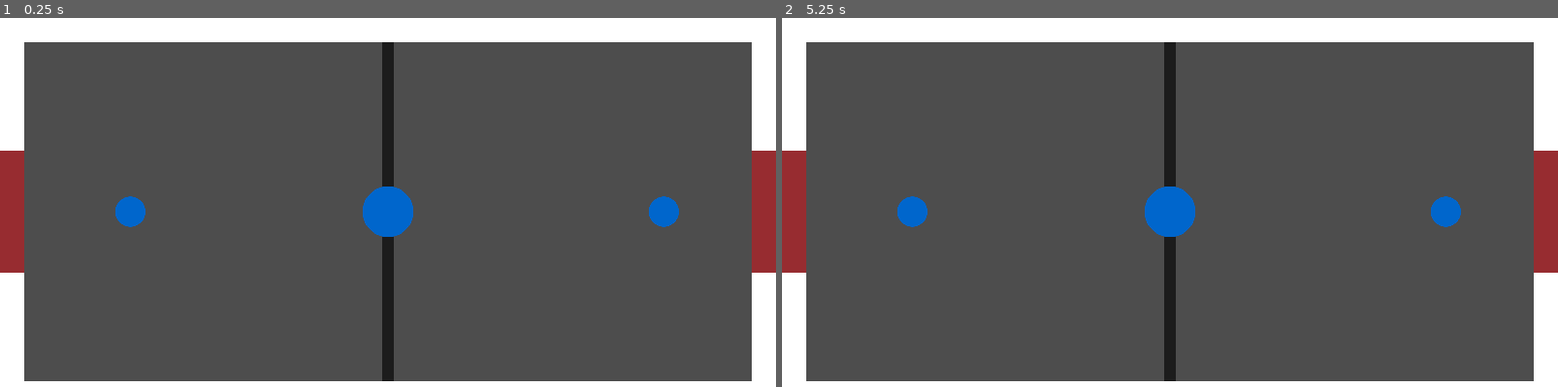
Above: before the commit, frames 1-2 (left to right).
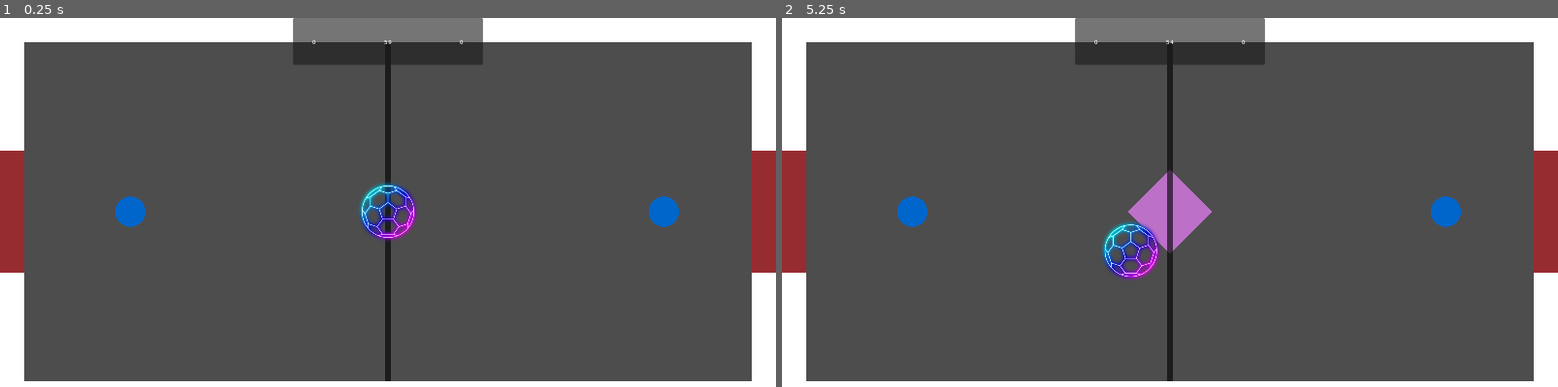
Above: after the commit, the same moments.

Repository: Habimana38/GAMEJAM2024
Game: Godot game, scene res://Game.tscn
The game is run twice, just before and just after one commit, with the same random seed, the same clock (stepped at 60 frames per second) and the same inputs.
Inputs:
- Up to frame 1 (0.25 s): no input
- Up to frame 2 (5.25 s): tap Enter at 0.5, 2, 3.5 s; tap Space at 1.25, 2.75, 4.25 s

The runs differ from the first frame. In frame 1, 4.4% of the frame differs, in the area x 37-63%, y 0-99%; in frame 2, 5.5%.

Commit message:
Day 3 matin

Diff:
--- a/Ball/ball.tscn
+++ b/Ball/ball.tscn
@@ -1,7 +1,7 @@
 [gd_scene load_steps=5 format=3 uid="uid://cugrsp5rlkf76"]
 
-[ext_resource type="Texture2D" uid="uid://crw5o8xwki1pl" path="res://player/Sprite/playertest.png" id="1_cyghi"]
 [ext_resource type="Script" path="res://Ball/ball.gd" id="1_ry2x6"]
+[ext_resource type="Texture2D" uid="uid://eyawabdf4vy0" path="res://Ball/MicrosoftTeams-image.png" id="2_urp5p"]
 
 [sub_resource type="PhysicsMaterial" id="PhysicsMaterial_gxuy6"]
 friction = 0.9
@@ -27,7 +27,7 @@
 
 [node name="Sprite2D" type="Sprite2D" parent="."]
 position = Vector2(-7.86781e-06, -7.86781e-06)
-scale = Vector2(1.34, 1.34)
-texture = ExtResource("1_cyghi")
+scale = Vector2(0.0770578, 0.0770577)
+texture = ExtResource("2_urp5p")
 
 [connection signal="body_entered" from="." to="." method="_on_body_entered"]
--- a/Game.tscn
+++ b/Game.tscn
@@ -1,11 +1,19 @@
-[gd_scene load_steps=5 format=3 uid="uid://cr4x242k3lcy7"]
+[gd_scene load_steps=13 format=3 uid="uid://cr4x242k3lcy7"]
 
+[ext_resource type="Script" path="res://level/Frontier/script frontier/FrontierManager.gd" id="2_8hie5"]
 [ext_resource type="PackedScene" uid="uid://btq5v1oerbtb3" path="res://level/left.tscn" id="3_4newd"]
+[ext_resource type="PackedScene" uid="uid://e0er5pxkpjv3" path="res://level/Frontier/Frontier1.tscn" id="3_vbwgx"]
 [ext_resource type="PackedScene" uid="uid://go0ljd5c18y" path="res://level/Map/cage.tscn" id="3_w5mov"]
+[ext_resource type="PackedScene" uid="uid://dmp7vxkj4k45e" path="res://Interface/main_ui.tscn" id="4_a3qku"]
+[ext_resource type="PackedScene" uid="uid://dqpeitmixryfn" path="res://level/Frontier/Frontier2.tscn" id="4_hvchh"]
+[ext_resource type="PackedScene" uid="uid://dkr2ulr4mg80w" path="res://level/Frontier/Frontier3.tscn" id="5_ilr1y"]
 [ext_resource type="PackedScene" uid="uid://cu2mm1fip1nxg" path="res://level/game_manager.tscn" id="5_j3dy4"]
+[ext_resource type="PackedScene" uid="uid://ch2xuyop2qa14" path="res://level/Frontier/frontier_4.tscn" id="6_i2amw"]
+[ext_resource type="PackedScene" uid="uid://ck2p5511y6ott" path="res://level/Frontier/frontier_5.tscn" id="7_b5bwi"]
+[ext_resource type="PackedScene" uid="uid://tacqnbxwghou" path="res://level/Frontier/frontier_6.tscn" id="8_1it45"]
 
 [sub_resource type="RectangleShape2D" id="RectangleShape2D_741jg"]
-size = Vector2(34, 896)
+size = Vector2(16, 896)
 
 [node name="Node2D" type="Node2D"]
 
@@ -19,15 +27,29 @@
 
 [node name="Frontier" type="StaticBody2D" parent="Level"]
 collision_layer = 2
+script = ExtResource("2_8hie5")
+frontiers = Array[PackedScene]([ExtResource("3_vbwgx"), ExtResource("4_hvchh"), ExtResource("5_ilr1y"), ExtResource("6_i2amw"), ExtResource("7_b5bwi"), ExtResource("8_1it45")])
 
 [node name="CollisionShape2D" type="CollisionShape2D" parent="Level/Frontier"]
 shape = SubResource("RectangleShape2D_741jg")
 
 [node name="Polygon2D" type="Polygon2D" parent="Level/Frontier"]
 position = Vector2(-3.05176e-05, -0.511986)
-scale = Vector2(0.500001, 1.024)
+scale = Vector2(0.250001, 1.024)
 color = Color(0, 0, 0, 0.627451)
 polygon = PackedVector2Array(-32, -437, -0.343666, -437, 32, -437, 32, 438, 0.499985, 438, -32, 438)
+
+[node name="TimeUntilFirstFrontier" type="Timer" parent="Level/Frontier"]
+wait_time = 5.0
+one_shot = true
+
+[node name="TimeUntilNextFrontier" type="Timer" parent="Level/Frontier"]
+wait_time = 5.0
+one_shot = true
+
+[node name="TimeOfFrontier" type="Timer" parent="Level/Frontier"]
+wait_time = 15.0
+one_shot = true
 
 [node name="Left" parent="Level" instance=ExtResource("3_4newd")]
 position = Vector2(-1024, -512)
@@ -53,3 +75,21 @@
 position = Vector2(992, 0)
 is_player1 = false
 gamemanager = NodePath("../../GameManager")
+
+[node name="MainUI" parent="." instance=ExtResource("4_a3qku")]
+
+[node name="Player1" parent="MainUI/PanelContainer/MarginContainer" index="0" node_paths=PackedStringArray("gm")]
+gm = NodePath("../../../../GameManager")
+
+[node name="TimerUI" parent="MainUI/PanelContainer/MarginContainer" index="1" node_paths=PackedStringArray("gm")]
+gm = NodePath("../../../../GameManager")
+
+[node name="player2" parent="MainUI/PanelContainer/MarginContainer" index="2" node_paths=PackedStringArray("gm")]
+gm = NodePath("../../../../GameManager")
+
+[connection signal="on_player_score" from="GameManager" to="Level/Frontier" method="_on_game_manager_on_player_score"]
+[connection signal="timeout" from="Level/Frontier/TimeUntilFirstFrontier" to="Level/Frontier" method="_on_time_until_frontier_timeout"]
+[connection signal="timeout" from="Level/Frontier/TimeUntilNextFrontier" to="Level/Frontier" method="_on_time_until_frontier_timeout"]
+[connection signal="timeout" from="Level/Frontier/TimeOfFrontier" to="Level/Frontier" method="_on_time_of_frontier_timeout"]
+
+[editable path="MainUI"]
--- a/Interface/Scripts/Player1Score.gd
+++ b/Interface/Scripts/Player1Score.gd
@@ -9,4 +9,4 @@
 
 # Called every frame. 'delta' is the elapsed time since the previous frame.
 func _process(delta):
-	text = str(gm.Player1Score)
+	text = str(gm.player1Score)
--- a/Interface/Scripts/Player2Score.gd
+++ b/Interface/Scripts/Player2Score.gd
@@ -9,4 +9,4 @@
 
 # Called every frame. 'delta' is the elapsed time since the previous frame.
 func _process(delta):
-	text = str(gm.Player2Score)
+	text = str(gm.player2Score)
--- a/Interface/UIGame.tscn
+++ b/Interface/UIGame.tscn
@@ -20,8 +20,11 @@
 position = Vector2(1750, 525)
 motion_mode = 0
 script = ExtResource("3_xu41r")
-Player1Score = 0
-Player2Score = 0
+player1_scene = null
+player2_scene = null
+ball_scene = null
+player1Score = 0
+player2Score = 0
 
 [node name="Node2D" type="Node2D" parent="."]
 position = Vector2(1024, 562)
--- /dev/null
+++ b/level/Frontier/Frontier1.tscn
@@ -0,0 +1,17 @@
+[gd_scene load_steps=4 format=3 uid="uid://e0er5pxkpjv3"]
+
+[ext_resource type="PhysicsMaterial" uid="uid://c0d2ayxdcuu43" path="res://level/Frontier/bounce_frontier.tres" id="1_tlp6o"]
+[ext_resource type="Texture2D" uid="uid://crw5o8xwki1pl" path="res://player/Sprite/playertest.png" id="1_yjnws"]
+
+[sub_resource type="CircleShape2D" id="CircleShape2D_guymd"]
+radius = 104.307
+
+[node name="Frontier1" type="StaticBody2D"]
+physics_material_override = ExtResource("1_tlp6o")
+
+[node name="CollisionShape2D" type="CollisionShape2D" parent="."]
+shape = SubResource("CircleShape2D_guymd")
+
+[node name="Sprite2D" type="Sprite2D" parent="."]
+scale = Vector2(2.08, 2.08)
+texture = ExtResource("1_yjnws")
--- /dev/null
+++ b/level/Frontier/Frontier2.tscn
@@ -0,0 +1,27 @@
+[gd_scene load_steps=3 format=3 uid="uid://dqpeitmixryfn"]
+
+[ext_resource type="PhysicsMaterial" uid="uid://c0d2ayxdcuu43" path="res://level/Frontier/bounce_frontier.tres" id="1_8s43x"]
+
+[sub_resource type="RectangleShape2D" id="RectangleShape2D_m4sjd"]
+size = Vector2(80, 352)
+
+[node name="Frontier2" type="StaticBody2D"]
+physics_material_override = ExtResource("1_8s43x")
+
+[node name="haut" type="CollisionShape2D" parent="."]
+position = Vector2(0, -272)
+shape = SubResource("RectangleShape2D_m4sjd")
+
+[node name="Polygon2D2" type="Polygon2D" parent="haut"]
+position = Vector2(0, -272)
+color = Color(0, 0.635294, 0.168627, 1)
+polygon = PackedVector2Array(-40, 96, 40, 96, 40, 448, -40, 448, -40, 448)
+
+[node name="bas" type="CollisionShape2D" parent="."]
+position = Vector2(0, 272)
+shape = SubResource("RectangleShape2D_m4sjd")
+
+[node name="Polygon2D" type="Polygon2D" parent="bas"]
+position = Vector2(0, -272)
+color = Color(0, 0.635294, 0.168627, 1)
+polygon = PackedVector2Array(-40, 96, 40, 96, 40, 448, -40, 448, -40, 448)
--- /dev/null
+++ b/level/Frontier/Frontier3.tscn
@@ -0,0 +1,46 @@
+[gd_scene load_steps=3 format=3 uid="uid://dkr2ulr4mg80w"]
+
+[ext_resource type="PhysicsMaterial" uid="uid://c0d2ayxdcuu43" path="res://level/Frontier/bounce_frontier.tres" id="1_0cn0y"]
+
+[sub_resource type="RectangleShape2D" id="RectangleShape2D_pc7vj"]
+size = Vector2(79.196, 79.196)
+
+[node name="Frontier3" type="StaticBody2D"]
+z_index = -1
+scale = Vector2(2, 2)
+physics_material_override = ExtResource("1_0cn0y")
+
+[node name="CollisionShape2D" type="CollisionShape2D" parent="."]
+rotation = -0.785398
+shape = SubResource("RectangleShape2D_pc7vj")
+
+[node name="Polygon2D" type="Polygon2D" parent="CollisionShape2D"]
+position = Vector2(1.41737, 1.41737)
+rotation = 0.785398
+scale = Vector2(0.84382, 0.8125)
+color = Color(0.741176, 0.439216, 0.788235, 1)
+polygon = PackedVector2Array(-2.37546, -68.9231, 64, 0, 64, 0, -2.37546, 68.9231, -68.7404, 2.52138e-06)
+
+[node name="CollisionShape2D3" type="CollisionShape2D" parent="."]
+position = Vector2(-6.10352e-05, 332)
+rotation = -0.785398
+scale = Vector2(1, 1)
+shape = SubResource("RectangleShape2D_pc7vj")
+
+[node name="Polygon2D" type="Polygon2D" parent="CollisionShape2D3"]
+rotation = 0.785398
+scale = Vector2(0.8125, 0.863281)
+color = Color(0.741176, 0.439216, 0.788235, 1)
+polygon = PackedVector2Array(7.27408e-05, -64.8688, 68.9232, 0, 68.9232, 0, 7.74996e-05, 64.8688, -68.923, 0)
+
+[node name="CollisionShape2D4" type="CollisionShape2D" parent="."]
+position = Vector2(0, -304)
+rotation = -0.785397
+scale = Vector2(1, 1)
+shape = SubResource("RectangleShape2D_pc7vj")
+
+[node name="Polygon2D" type="Polygon2D" parent="CollisionShape2D4"]
+rotation = 0.785398
+scale = Vector2(0.8125, 0.863281)
+color = Color(0.741176, 0.439216, 0.788235, 1)
+polygon = PackedVector2Array(7.27408e-05, -64.8688, 68.9232, 0, 68.9232, 0, 7.74996e-05, 64.8688, -68.923, 0)
--- /dev/null
+++ b/level/Frontier/bounce_frontier.tres
@@ -0,0 +1,5 @@
+[gd_resource type="PhysicsMaterial" format=3 uid="uid://c0d2ayxdcuu43"]
+
+[resource]
+friction = 0.0
+bounce = 0.7
--- /dev/null
+++ b/level/Frontier/frontier_4.tscn
@@ -0,0 +1,78 @@
+[gd_scene load_steps=8 format=3 uid="uid://ch2xuyop2qa14"]
+
+[ext_resource type="Script" path="res://level/Frontier/script frontier/frontier_4.gd" id="1_5vjql"]
+[ext_resource type="PhysicsMaterial" uid="uid://c0d2ayxdcuu43" path="res://level/Frontier/bounce_frontier.tres" id="1_jo56s"]
+
+[sub_resource type="Curve2D" id="Curve2D_wn1x8"]
+_data = {
+"points": PackedVector2Array(0, 0, 0, 0, 0, -448, 0, 0, 0, 0, 0, 448)
+}
+point_count = 2
+
+[sub_resource type="Animation" id="Animation_egf02"]
+resource_name = "frontier4"
+length = 5.0
+loop_mode = 1
+tracks/0/type = "value"
+tracks/0/imported = false
+tracks/0/enabled = true
+tracks/0/path = NodePath("PathFollow2D:progress_ratio")
+tracks/0/interp = 1
+tracks/0/loop_wrap = true
+tracks/0/keys = {
+"times": PackedFloat32Array(0, 2.5, 5),
+"transitions": PackedFloat32Array(1, 1, 1),
+"update": 0,
+"values": [0.153, 0.8461, 0.153]
+}
+
+[sub_resource type="Animation" id="Animation_gsu6r"]
+length = 0.001
+tracks/0/type = "value"
+tracks/0/imported = false
+tracks/0/enabled = true
+tracks/0/path = NodePath("PathFollow2D:progress_ratio")
+tracks/0/interp = 1
+tracks/0/loop_wrap = true
+tracks/0/keys = {
+"times": PackedFloat32Array(0),
+"transitions": PackedFloat32Array(1),
+"update": 0,
+"values": [0.153]
+}
+
+[sub_resource type="AnimationLibrary" id="AnimationLibrary_pr5go"]
+_data = {
+"RESET": SubResource("Animation_gsu6r"),
+"frontier4": SubResource("Animation_egf02")
+}
+
+[sub_resource type="RectangleShape2D" id="RectangleShape2D_vcntr"]
+size = Vector2(270.3, 48)
+
+[node name="Frontier4" type="Path2D"]
+curve = SubResource("Curve2D_wn1x8")
+script = ExtResource("1_5vjql")
+
+[node name="AnimationPlayer" type="AnimationPlayer" parent="."]
+deterministic = true
+callback_mode_process = 0
+libraries = {
+"": SubResource("AnimationLibrary_pr5go")
+}
+
+[node name="PathFollow2D" type="PathFollow2D" parent="."]
+position = Vector2(0, -310.916)
+rotation = 1.5708
+progress = 137.088
+
+[node name="AnimatedRigidBody2D" type="StaticBody2D" parent="PathFollow2D"]
+collision_layer = 3
+physics_material_override = ExtResource("1_jo56s")
+
+[node name="CollisionShape2D" type="CollisionShape2D" parent="PathFollow2D/AnimatedRigidBody2D"]
+shape = SubResource("RectangleShape2D_vcntr")
+
+[node name="Polygon2D" type="Polygon2D" parent="PathFollow2D/AnimatedRigidBody2D"]
+color = Color(0.462745, 0.6, 0, 1)
+polygon = PackedVector2Array(134.949, 24, 134.949, -24, -137.051, -24, -137.051, 24)
--- /dev/null
+++ b/level/Frontier/frontier_5.tscn
@@ -0,0 +1,61 @@
+[gd_scene load_steps=7 format=3 uid="uid://ck2p5511y6ott"]
+
+[ext_resource type="PhysicsMaterial" uid="uid://c0d2ayxdcuu43" path="res://level/Frontier/bounce_frontier.tres" id="1_d6j2u"]
+[ext_resource type="Script" path="res://level/Frontier/script frontier/frontier_5.gd" id="2_4krud"]
+
+[sub_resource type="RectangleShape2D" id="RectangleShape2D_p056p"]
+size = Vector2(64, 384)
+
+[sub_resource type="Animation" id="Animation_7d8fa"]
+resource_name = "Frontier5"
+length = 2.0
+loop_mode = 1
+tracks/0/type = "value"
+tracks/0/imported = false
+tracks/0/enabled = true
+tracks/0/path = NodePath(".:rotation")
+tracks/0/interp = 1
+tracks/0/loop_wrap = true
+tracks/0/keys = {
+"times": PackedFloat32Array(0, 2),
+"transitions": PackedFloat32Array(1, 1),
+"update": 0,
+"values": [0.0, 6.28319]
+}
+
+[sub_resource type="Animation" id="Animation_8wlpw"]
+length = 0.001
+tracks/0/type = "value"
+tracks/0/imported = false
+tracks/0/enabled = true
+tracks/0/path = NodePath(".:rotation")
+tracks/0/interp = 1
+tracks/0/loop_wrap = true
+tracks/0/keys = {
+"times": PackedFloat32Array(0),
+"transitions": PackedFloat32Array(1),
+"update": 0,
+"values": [0.0]
+}
+
+[sub_resource type="AnimationLibrary" id="AnimationLibrary_d36s3"]
+_data = {
+"Frontier5": SubResource("Animation_7d8fa"),
+"RESET": SubResource("Animation_8wlpw")
+}
+
+[node name="Frontier5" type="StaticBody2D"]
+physics_material_override = ExtResource("1_d6j2u")
+constant_angular_velocity = 3.14159
+script = ExtResource("2_4krud")
+
+[node name="Polygon2D" type="Polygon2D" parent="."]
+polygon = PackedVector2Array(-32, -192, 32, -192, 32, 192, -32, 192)
+
+[node name="CollisionShape2D" type="CollisionShape2D" parent="."]
+shape = SubResource("RectangleShape2D_p056p")
+
+[node name="AnimationPlayer" type="AnimationPlayer" parent="."]
+libraries = {
+"": SubResource("AnimationLibrary_d36s3")
+}
--- /dev/null
+++ b/level/Frontier/frontier_6.tscn
@@ -0,0 +1,19 @@
+[gd_scene load_steps=3 format=3 uid="uid://tacqnbxwghou"]
+
+[ext_resource type="Script" path="res://level/Frontier/script frontier/Frontier6.gd" id="1_y6ym6"]
+
+[sub_resource type="RectangleShape2D" id="RectangleShape2D_go6e3"]
+size = Vector2(48, 896)
+
+[node name="frontier6" type="Area2D"]
+collision_mask = 4
+script = ExtResource("1_y6ym6")
+force = 500.0
+
+[node name="Polygon2D" type="Polygon2D" parent="."]
+polygon = PackedVector2Array(-24, 448, 24, 448, 24, -448, -24, -448)
+
+[node name="CollisionShape2D" type="CollisionShape2D" parent="."]
+shape = SubResource("RectangleShape2D_go6e3")
+
+[connection signal="body_entered" from="." to="." method="_on_body_entered"]
--- /dev/null
+++ b/level/Frontier/script frontier/Frontier6.gd
@@ -0,0 +1,8 @@
+extends Area2D
+
+@export var force : float
+
+func _on_body_entered(body):
+	if body is Ball:
+		var force = (body as Ball).linear_velocity.normalized() * force;
+		body.apply_impulse(force)
--- /dev/null
+++ b/level/Frontier/script frontier/FrontierManager.gd
@@ -0,0 +1,47 @@
+extends StaticBody2D
+
+@onready var timeUntilFirstFrontier : Timer = $TimeUntilFirstFrontier
+@onready var timeUntilNextFrontier : Timer = $TimeUntilNextFrontier
+@onready var timeOfFrontier : Timer = $TimeOfFrontier
+
+var currentfrontier : Node
+@export var frontiers : Array[PackedScene]
+
+func _ready():
+	_begin()
+
+func _begin():
+	timeUntilFirstFrontier.start()
+
+
+func _on_time_until_frontier_timeout():
+	print("debut frontier")
+	timeOfFrontier.start()
+	currentfrontier = _get_random()
+	print("Spawned frontier : " + currentfrontier.name)
+	add_child(currentfrontier)
+	currentfrontier.position=Vector2.ZERO
+
+func _on_time_of_frontier_timeout():
+	print("fin frontier")
+	timeUntilNextFrontier.start()
+	if(currentfrontier != null):
+		currentfrontier.queue_free()
+
+
+func _get_random() -> Node:
+	var item = frontiers[randi() % frontiers.size()]
+	return item.instantiate()
+
+func _restart():
+	timeUntilFirstFrontier.stop()
+	timeUntilNextFrontier.stop()
+	timeOfFrontier.stop()
+	_begin()
+
+
+func _on_game_manager_on_player_score():
+	print("aaaaaaaaaaaaaaaaaaaa")
+	_restart()
+	if(currentfrontier != null):
+		currentfrontier.queue_free()
--- /dev/null
+++ b/level/Frontier/script frontier/frontier_4.gd
@@ -0,0 +1,6 @@
+extends Path2D
+
+
+
+func _ready():
+	$AnimationPlayer.play("frontier4")
--- /dev/null
+++ b/level/Frontier/script frontier/frontier_5.gd
@@ -0,0 +1,5 @@
+extends StaticBody2D
+
+
+func _ready():
+	$AnimationPlayer.play("Frontier5")
--- a/level/Scripts/GameManager.gd
+++ b/level/Scripts/GameManager.gd
@@ -13,6 +13,8 @@
 @export var player1Score : int = 0
 @export var player2Score : int = 0
 @export var timer : Timer
+
+signal on_player_score
 
 var player1
 var player2
@@ -47,9 +49,11 @@
 
 func _add_point_player1():
 	player1Score += 1
+	on_player_score.emit()
 
 func _add_point_player2():
 	player2Score += 1
+	on_player_score.emit()
 
 func _restart():
 	ball.queue_free()
--- a/level/left.tscn
+++ b/level/left.tscn
@@ -3,13 +3,13 @@
 [ext_resource type="PhysicsMaterial" uid="uid://bvss0vh0c7wxq" path="res://level/physic/side.tres" id="1_abxx1"]
 
 [sub_resource type="RectangleShape2D" id="RectangleShape2D_mpkp4"]
-size = Vector2(1024, 20)
+size = Vector2(1024, 17)
 
 [sub_resource type="RectangleShape2D" id="RectangleShape2D_to0n8"]
-size = Vector2(20, 300)
+size = Vector2(18, 300)
 
 [sub_resource type="RectangleShape2D" id="RectangleShape2D_fvvfw"]
-size = Vector2(20, 300)
+size = Vector2(18.3139, 300)
 
 [sub_resource type="RectangleShape2D" id="RectangleShape2D_vyq4i"]
 size = Vector2(64, 16)
@@ -21,6 +21,7 @@
 physics_material_override = ExtResource("1_abxx1")
 
 [node name="CollisionShape2D" type="CollisionShape2D" parent="up"]
+position = Vector2(0, -1)
 shape = SubResource("RectangleShape2D_mpkp4")
 
 [node name="down" type="StaticBody2D" parent="."]
@@ -28,6 +29,7 @@
 physics_material_override = ExtResource("1_abxx1")
 
 [node name="CollisionShape2D" type="CollisionShape2D" parent="down"]
+position = Vector2(0, 0.5)
 shape = SubResource("RectangleShape2D_mpkp4")
 
 [node name="up_left" type="StaticBody2D" parent="."]
@@ -35,7 +37,7 @@
 physics_material_override = ExtResource("1_abxx1")
 
 [node name="CollisionShape2D" type="CollisionShape2D" parent="up_left"]
-position = Vector2(0, -362)
+position = Vector2(-1, -362)
 shape = SubResource("RectangleShape2D_to0n8")
 
 [node name="down_left" type="StaticBody2D" parent="."]
@@ -44,7 +46,7 @@
 physics_material_override = ExtResource("1_abxx1")
 
 [node name="CollisionShape2D" type="CollisionShape2D" parent="down_left"]
-position = Vector2(0, 363)
+position = Vector2(-0.843071, 363)
 shape = SubResource("RectangleShape2D_fvvfw")
 
 [node name="Polygon2D" type="Polygon2D" parent="."]
--- a/player/player.tscn
+++ b/player/player.tscn
@@ -18,7 +18,7 @@
 platform_wall_layers = 8
 script = ExtResource("2_eivu7")
 maxSpeed = 1200
-acceleration = 6000
+acceleration = 10000
 friction = 5000
 
 [node name="CollisionShape2D" type="CollisionShape2D" parent="."]
Binary file added: Ball/MicrosoftTeams-image.png
Not shown, added: Ball/MicrosoftTeams-image.png.import
